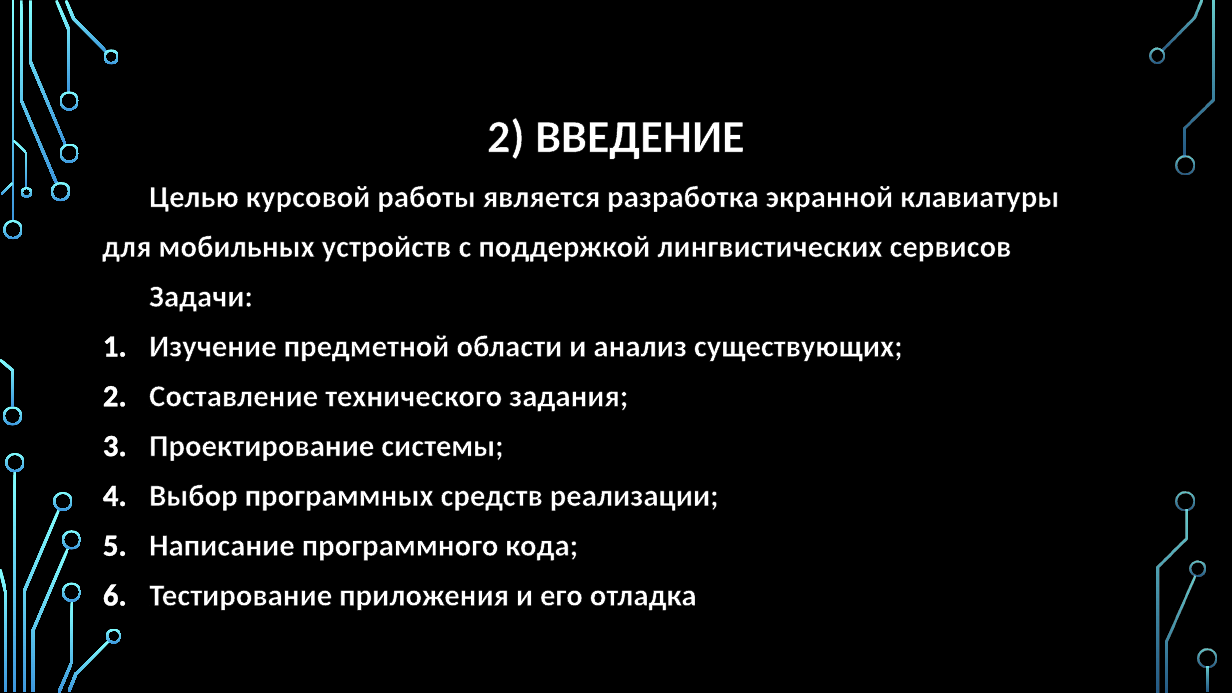
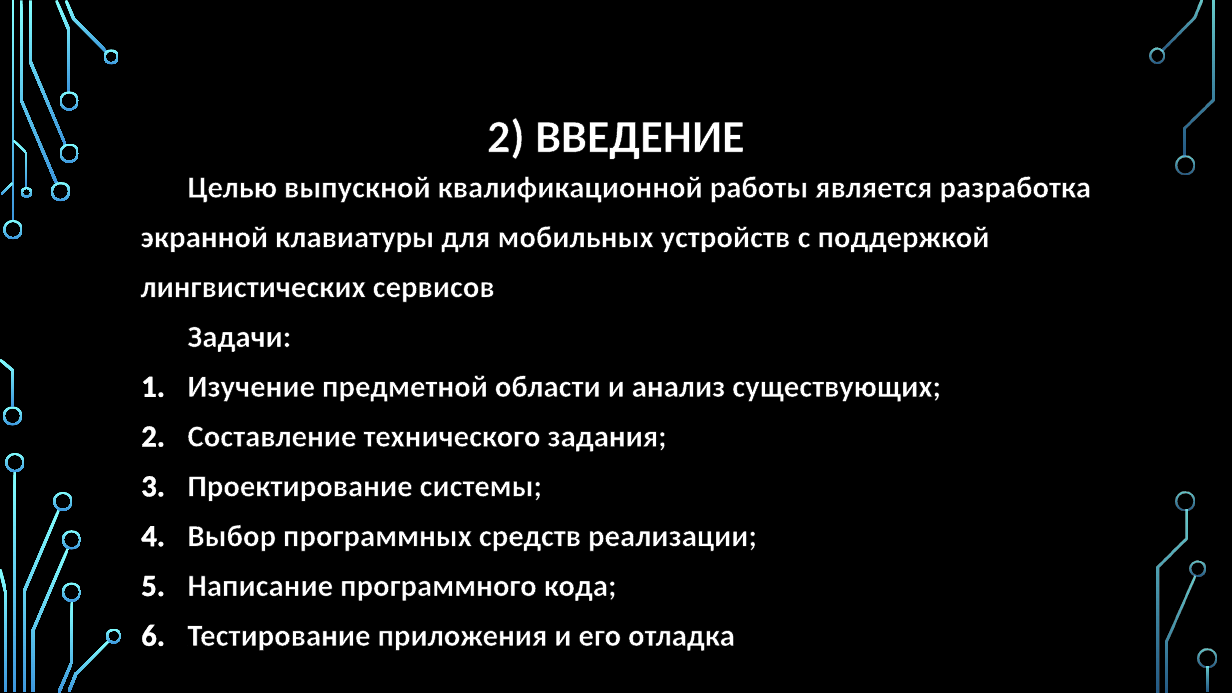
Before and after one commit to Ruslan-Far/docs-graduate-work, a slide deck: slide 2 of Фархетдинов - Презентация по ВКР.pptx. Drawn at 1232x693 pixels with LibreOffice and Linux fonts; fonts in the diff are those of the drawing; background and template pictures are left out. Boxes give left, top, right and bottom in pixels: in the first picture for what was removed or moved away, otherwise in the second. Text is boxed around its words. In the diff, an @@ line names an element or a change of style, - is before the commit and + after.

```diff
--- a/Фархетдинов - Презентация по ВКР.pptx
+++ b/Фархетдинов - Презентация по ВКР.pptx
@@ text "Целью выпускной квалификационной работы является ...": place and size @@
-text "Целью выпускной квалификационной работы является ..." at (102, 186, 1059, 611)
+text "Целью выпускной квалификационной работы является ..." at (140, 176, 1090, 651)
@@ text at (140, 176, 1090, 302): text changed @@
-Целью курсовой работы является разработка экранной клавиатуры
-для мобильных устройств с поддержкой лингвистических сервисов
+Целью выпускной квалификационной работы является разработка
+экранной клавиатуры для мобильных устройств с поддержкой
+лингвистических сервисов
```
Also in this commit, not shown: 5 other slides changed, 3 slides removed, 3 other files.
